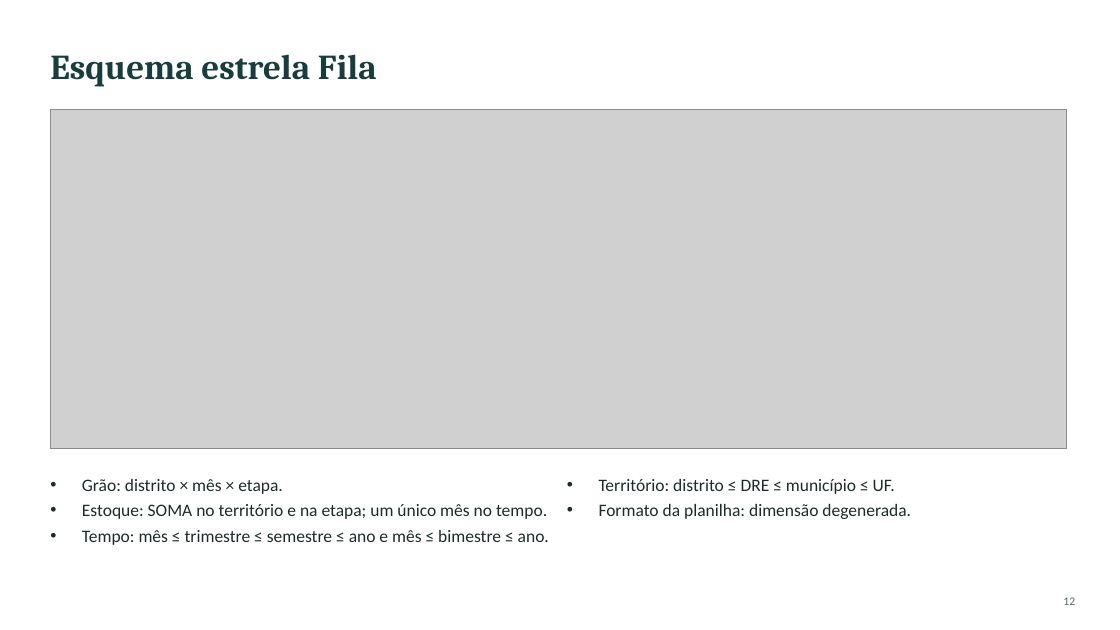
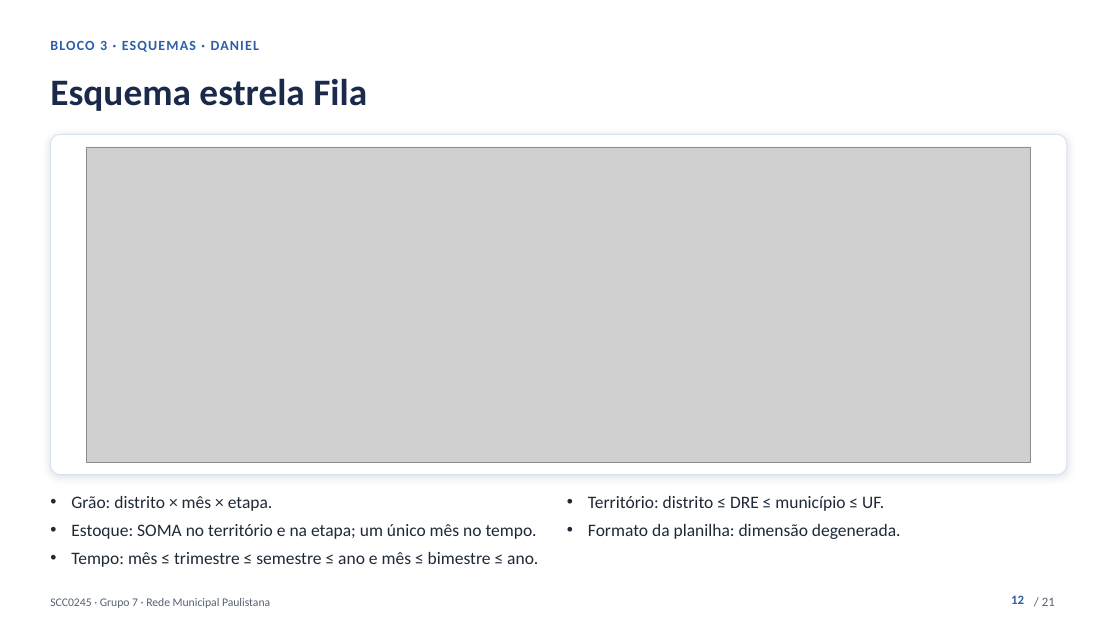
Before and after one commit to kevennlaranjeira/OLAP2026, a slide deck: slide 12 of docs/apresentacao/apresentacao-projeto1.pptx. Drawn at 1120x630 pixels with LibreOffice and Linux fonts; fonts in the diff are those of the drawing; grey boxes stand for pictures. Boxes give left, top, right and bottom in pixels: in the first picture for what was removed or moved away, otherwise in the second. Text is boxed around its words. In the diff, an @@ line names an element or a change of style, - is before the commit and + after.

Commit message:
docs(apresentacao): novo visual, número de página e animações (#4)
Slides com paleta única no tema, etiqueta de bloco e de quem apresenta, número de página, transição de esmaecimento e entrada em sequência dos cartões. Teste novo confere número de página, transição e animação.

```diff
--- a/docs/apresentacao/apresentacao-projeto1.pptx
+++ b/docs/apresentacao/apresentacao-projeto1.pptx
@@ text "Esquema estrela Fila": place and size @@
-text "Esquema estrela Fila" at box(50, 54, 377, 86)
+text "Esquema estrela Fila" at box(50, 78, 367, 111)
@@ text "Esquema estrela Fila" at box(50, 78, 367, 111): size 30 to 32 pt, font Cambria to Calibri, text colour #183D3D to #1B2A4A @@
@@ text added at box(50, 41, 259, 52), 12 pt, text #2E5EAA, bold @@
+BLOCO 3 · ESQUEMAS · DANIEL
@@ rounded rectangle added at box(50, 134, 1067, 475), fill #FFFFFF, outline #D6E0F0 0.75 pt @@
@@ picture: place and size @@
-picture at box(50, 109, 1067, 449)
+picture at box(87, 147, 1030, 462)
@@ text "Grão: distrito × mês × ...": place and size @@
-text "Grão: distrito × mês × ..." at box(82, 479, 549, 545)
+text "Grão: distrito × mês × ..." at box(71, 496, 538, 567)
@@ text "Grão: distrito × mês × ..." at box(71, 496, 538, 567): text colour #1E2B2B to #1F2937; indent changed; more space between paragraphs @@
@@ text "Território: distrito ≤ DRE ≤ ..." at box(588, 496, 901, 539): text colour #1E2B2B to #1F2937; indent changed; more space between paragraphs @@
@@ text "Território: distrito ≤ DRE ≤ ...": place and size @@
-text "Território: distrito ≤ DRE ≤ ..." at box(599, 479, 911, 519)
+text "Território: distrito ≤ DRE ≤ ..." at box(588, 496, 901, 539)
@@ text added at box(50, 598, 270, 608), 10 pt, text #566175 @@
+SCC0245 · Grupo 7 · Rede Municipal Paulistana
@@ page number: place and size @@
-page number at box(1063, 597, 1075, 605)
+page number at box(1011, 595, 1024, 604)
@@ page number at box(1011, 595, 1024, 604): size 10 to 11 pt, text colour #56676A to #2E5EAA, bold on; vertical alignment middle to top @@
@@ text added at box(1042, 597, 1055, 606), 11 pt, text #566175 @@
+/ 21
```
Also in this commit, not shown: 20 other slides changed, 4 other files.
